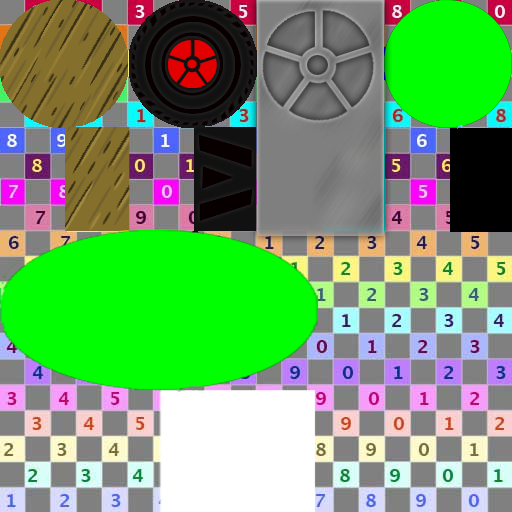
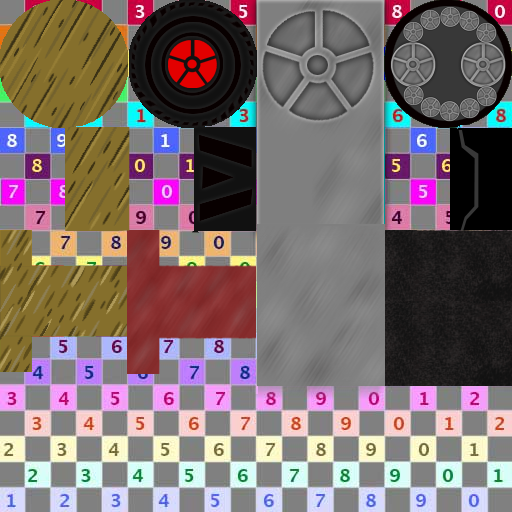
Layer changes from the first 512 x 512 image to the second:
renamed "Layer 14" to "metaal copy 8", showed it, moved it above "Layer 24", painted on it over [0, 0, 512, 231]
added layer "Layer 24" above "Layer 22" over [127, 230, 256, 374]
added layer "Layer 22" above "Layer 27" over [247, 226, 385, 399]
added layer "Layer 27" above "metaal" over [257, 224, 385, 386]
added layer "houtframe" above "Layer 26 copy 2" over [0, 230, 127, 372]
added layer "Layer 26 copy 2" above "Layer 26 copy" over [385, 315, 512, 386]
renamed "Layer 13" to "Layer 26 copy", showed it, moved it above "Layer 26", painted on it over [0, 0, 512, 301]
added layer "Layer 26" above "Layer 25" over [385, 303, 512, 374]
added layer "Layer 25" above "Layer 20" over [385, 232, 512, 374]
added layer "Layer 20" above "Layer 12" over [0, 230, 127, 372]
painted on "Layer 12" over [0, 230, 512, 512]
